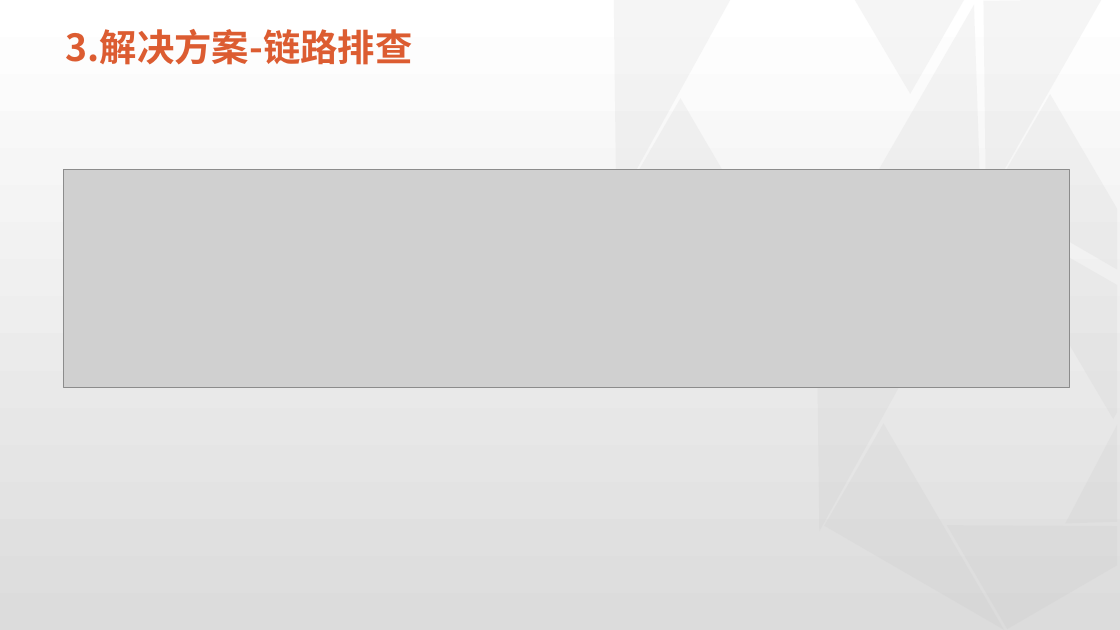
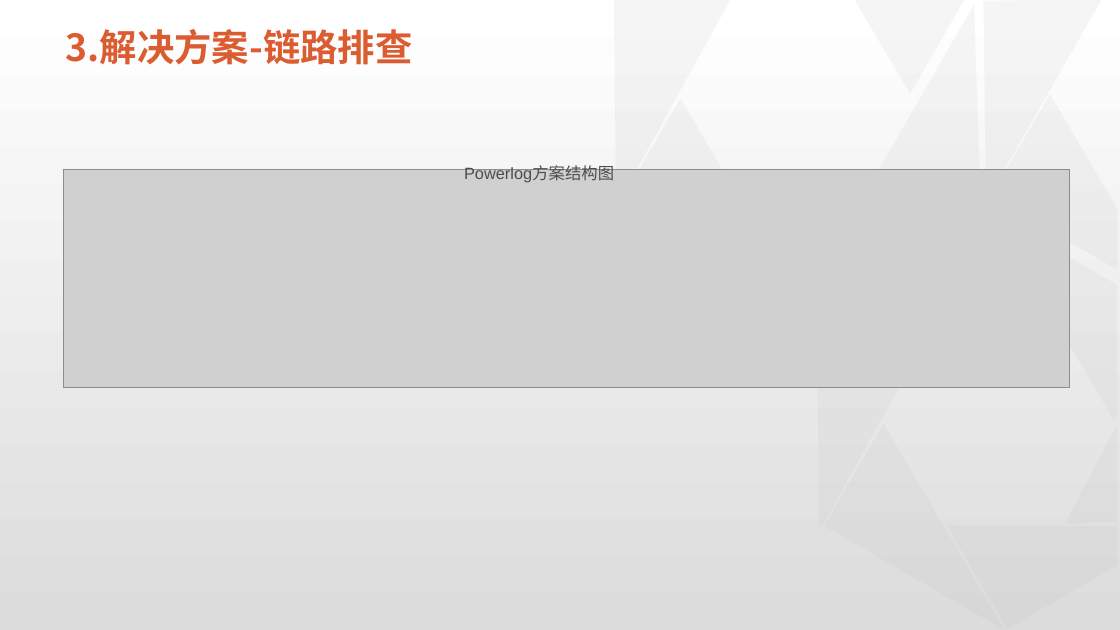
Before and after one commit to physicsLoveJava/java-miscellaneous, a slide deck: slide 19 of tech-interview/a-task/实习总结-07-26.pptx. Drawn at 1120x630 pixels with LibreOffice and Linux fonts; fonts in the diff are those of the drawing; grey boxes stand for pictures; background and template pictures are left out. Boxes give left, top, right and bottom in pixels: in the first picture for what was removed or moved away, otherwise in the second. Text is boxed around its words. In the diff, an @@ line names an element or a change of style, - is before the commit and + after.

```diff
--- a/tech-interview/a-task/实习总结-07-26.pptx
+++ b/tech-interview/a-task/实习总结-07-26.pptx
@@ text added at box(464, 165, 614, 182), 14 pt, text #4B4D4F @@
+Powerlog方案结构图
```
Also in this commit, not shown: 4 other slides changed.
